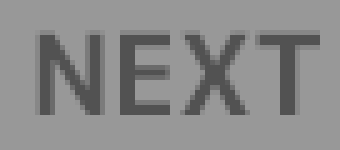
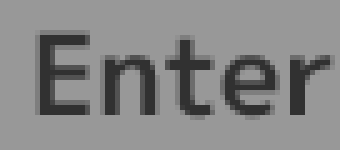
The second 340px x 150px image is a revision of the first. Changes to its layers:
painted on "Layer 2" over [35, 30, 335, 120]
renamed "NEXT" to "Enter", painted on it over [35, 30, 335, 120]
